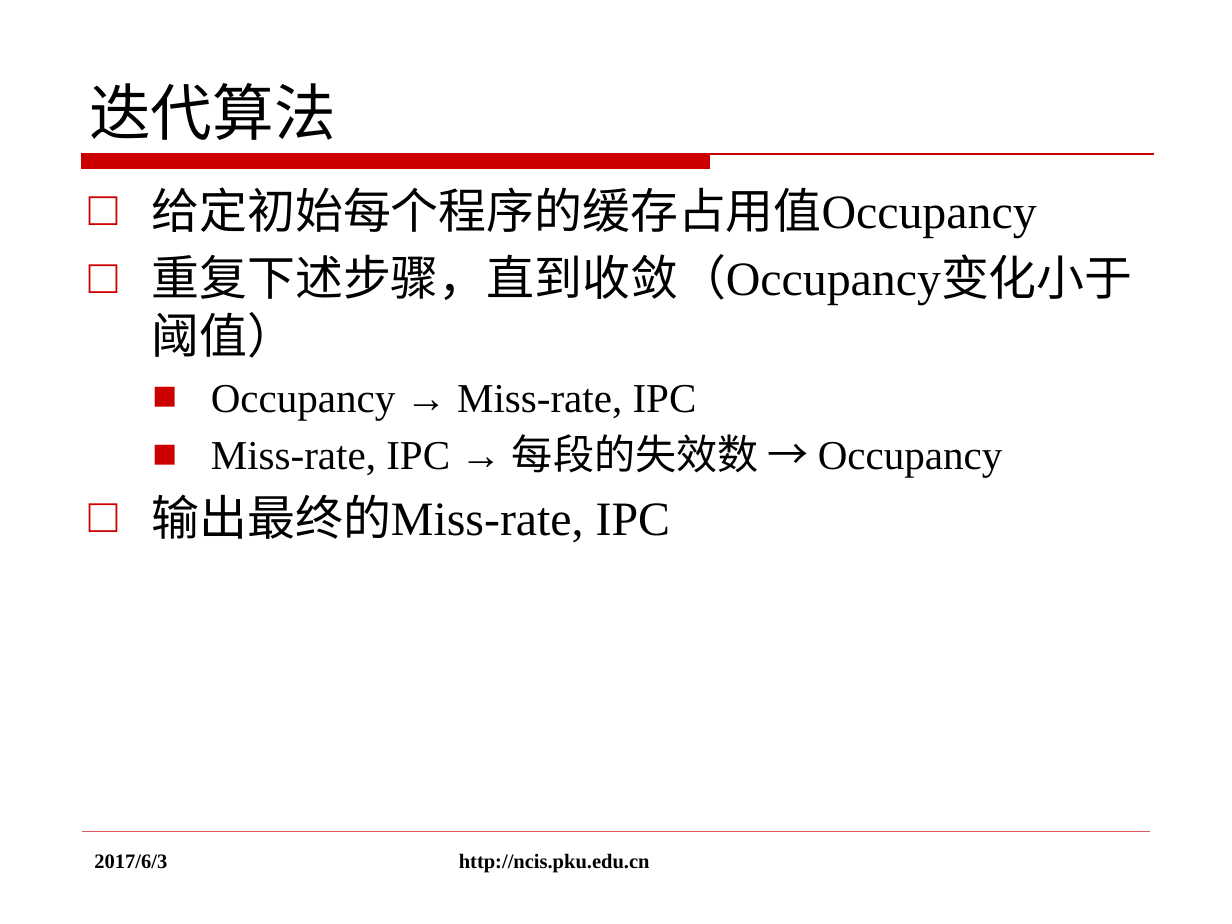
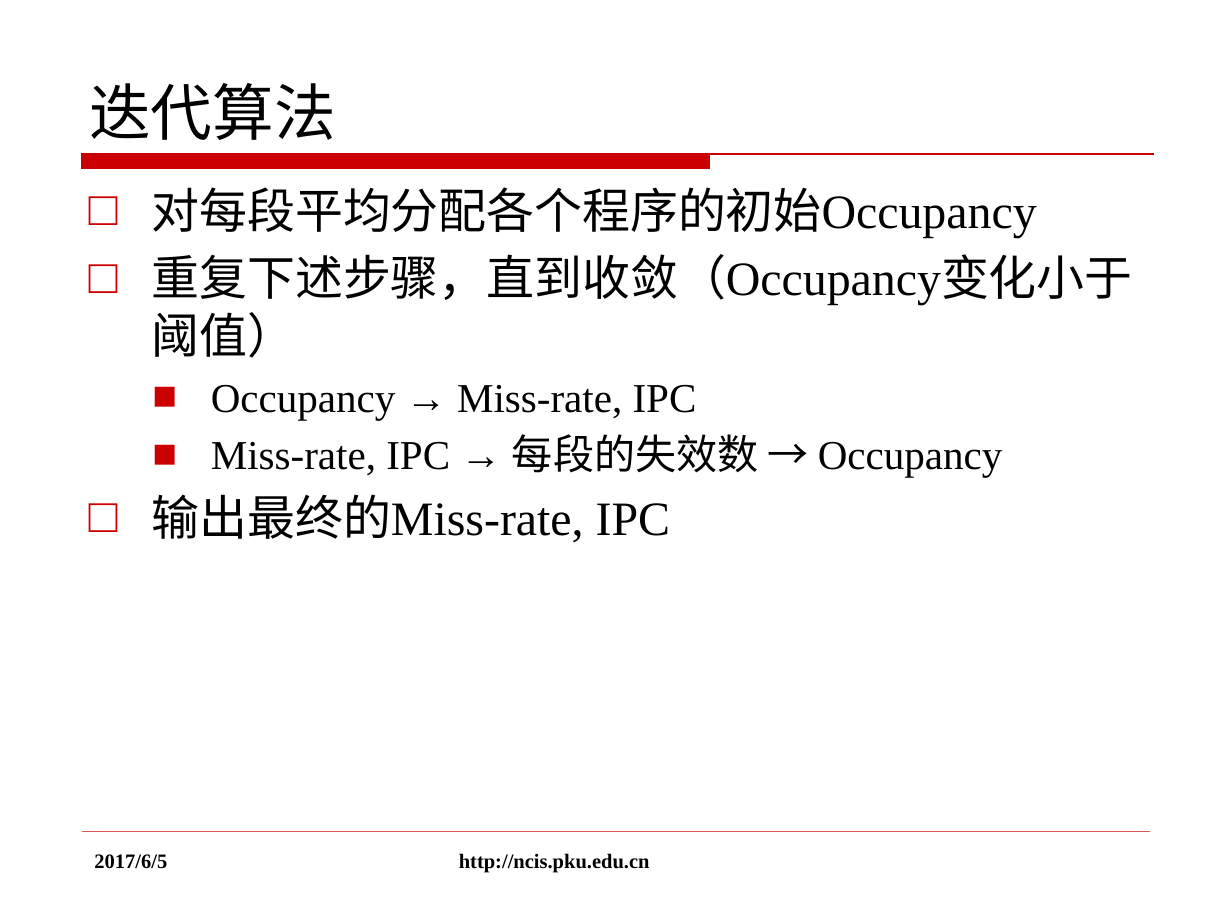
Before and after one commit to rogerhzh/thesis, a slide deck: slide 15 of 黄子翚答辩.pptx. Drawn at 1232x924 pixels with LibreOffice and Linux fonts; fonts in the diff are those of the drawing; background and template pictures are left out. Boxes give left, top, right and bottom in pixels: in the first picture for what was removed or moved away, otherwise in the second. Text is boxed around its words. In the diff, an @@ line names an element or a change of style, - is before the commit and + after.

```diff
--- a/黄子翚答辩.pptx
+++ b/黄子翚答辩.pptx
@@ text at (x1=152, y1=187, x2=1037, y2=239): text changed @@
-□ 给定初始每个程序的缓存占用值Occupancy
+□ 对每段平均分配各个程序的初始Occupancy
@@ text at (x1=94, y1=854, x2=167, y2=869): text changed @@
-2017/6/3
+2017/6/5
```
Also in this commit, not shown: 31 other slides changed, 1 slide added, 6 other files.
